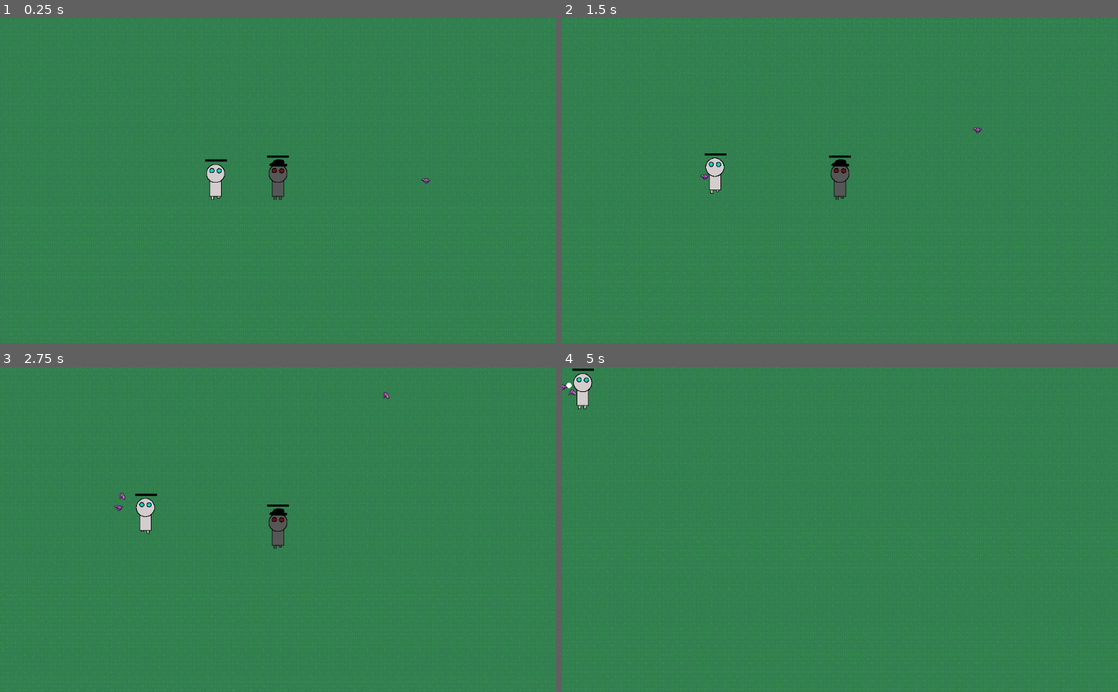
Above: before the commit, frames 1-4 (two rows, left to right).
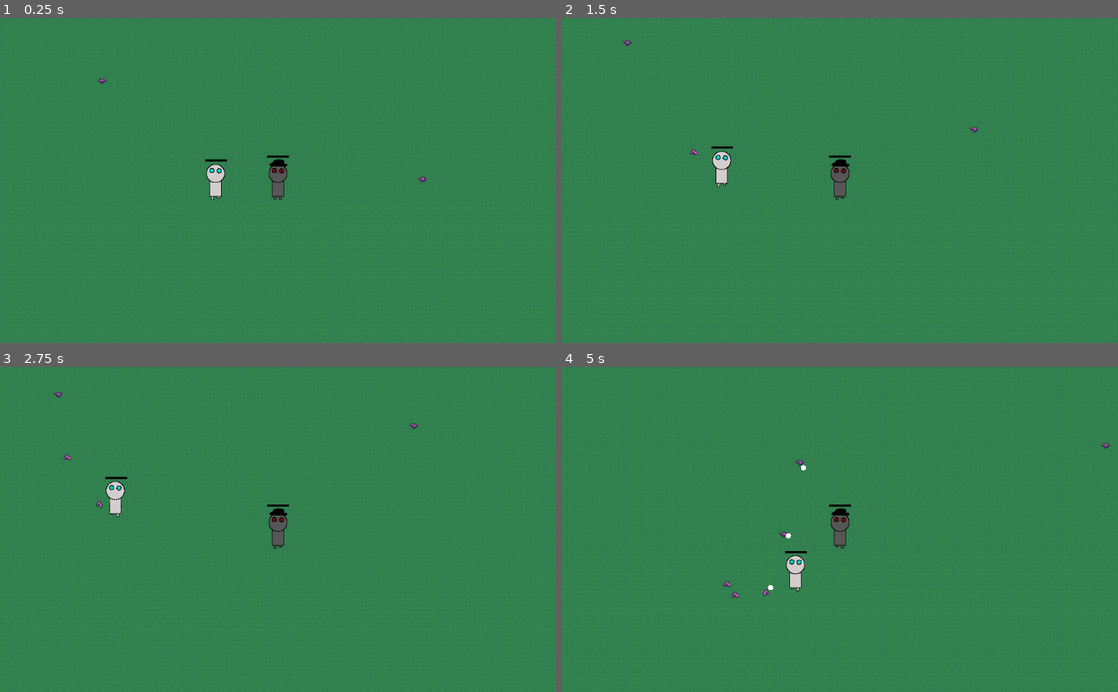
Above: after the commit, the same moments.

Repository: doomium-chloride/kiwijam2021-ADAPT
Game: Godot game, scene res://Levels/TestLevel.tscn
Same seed, same stepped clock (60 frames per second), same inputs: the game is played once before the commit and once after it. This scene is started directly instead of the project's main scene.
Inputs (mouse positions are in pixels of both pictures, inside the frame that each line leads up to):
- Up to frame 1 (0.25 s): no input
- Up to frame 2 (1.5 s): tap Enter (ui_accept) at 0.5, 0.77 s; move the mouse to (962, 164) at 0.52 s; hold Right (ui_right) 0.53-1.28 s; click (962, 164) at 0.67 s; move the mouse to (728, 196) at 1.27 s; hold Down (ui_down) from 1.28 s (still down)
- Up to frame 3 (2.75 s): tap Enter (ui_accept) at 1.52 s; move the mouse to (333, 458) at 2.02 s; release Down (ui_down) at 2.03 s; hold Right (ui_right) from 2.03 s (still down)
- Up to frame 4 (5 s): move the mouse to (812, 594) at 2.77 s; release Right (ui_right) at 2.78 s; hold Up (ui_up) 2.78-3.53 s; click (812, 594) at 2.92 s; tap Enter (ui_accept) at 3.02, 3.77, 4.52 s; move the mouse to (1006, 578) at 3.52 s; hold Left (ui_left) from 3.53 s (still down); move the mouse to (673, 480) at 4.27 s

The runs differ from the first frame. In frame 1, less than 0.1% of the frame differs, in the area x 17-78%, y 18-52%; in frame 2, 0.5%; in frame 3, 0.7%; in frame 4, 2.0%, in the area x 0-100%, y 0-100%.

Commit message:
death menu

Diff:
--- a/Levels/TestLevel.tscn
+++ b/Levels/TestLevel.tscn
@@ -17,4 +17,9 @@
 [node name="Floor" parent="." instance=ExtResource( 2 )]
 
 [node name="Enemy" parent="." instance=ExtResource( 3 )]
-position = Vector2( 262.5, 15.03 )
+position = Vector2( 255.826, 13.6952 )
+
+[node name="Enemy2" parent="." instance=ExtResource( 3 )]
+position = Vector2( -323.345, -164.178 )
+rotation = 0.0076809
+scale = Vector2( 1, 1 )
--- a/Scripts/Player.gd
+++ b/Scripts/Player.gd
@@ -1,6 +1,8 @@
 extends KinematicBody2D
 
 const shadow_class = preload("res://Actors/Shadow.tscn")
+
+const gameOver = "res://Menu/GameOverMenu.tscn"
 
 const is_darkness = true
 export var shadow_cost = 20
@@ -88,7 +90,7 @@
 func take_damage(damage):
 	var dead = lose_adapt(damage)
 	if dead:
-		# TODO: go to death scene
+		Global.goto_scene(gameOver)
 		queue_free()
 
 func multiply_minions():
--- a/World.tscn
+++ b/World.tscn
@@ -488,7 +488,7 @@
 [node name="World" type="Node2D"]
 
 [node name="Background" type="Sprite" parent="."]
-position = Vector2( 160, 90 )
+position = Vector2( 148.661, 90 )
 texture = ExtResource( 3 )
 region_enabled = true
 region_rect = Rect2( 0, 0, 752, 432 )
--- a/project.godot
+++ b/project.godot
@@ -11,7 +11,7 @@
 [application]
 
 config/name="ADAPT"
-run/main_scene="res://World.tscn"
+run/main_scene="res://Menu/HomeMenu.tscn"
 config/icon="res://icon.png"
 
 [autoload]
